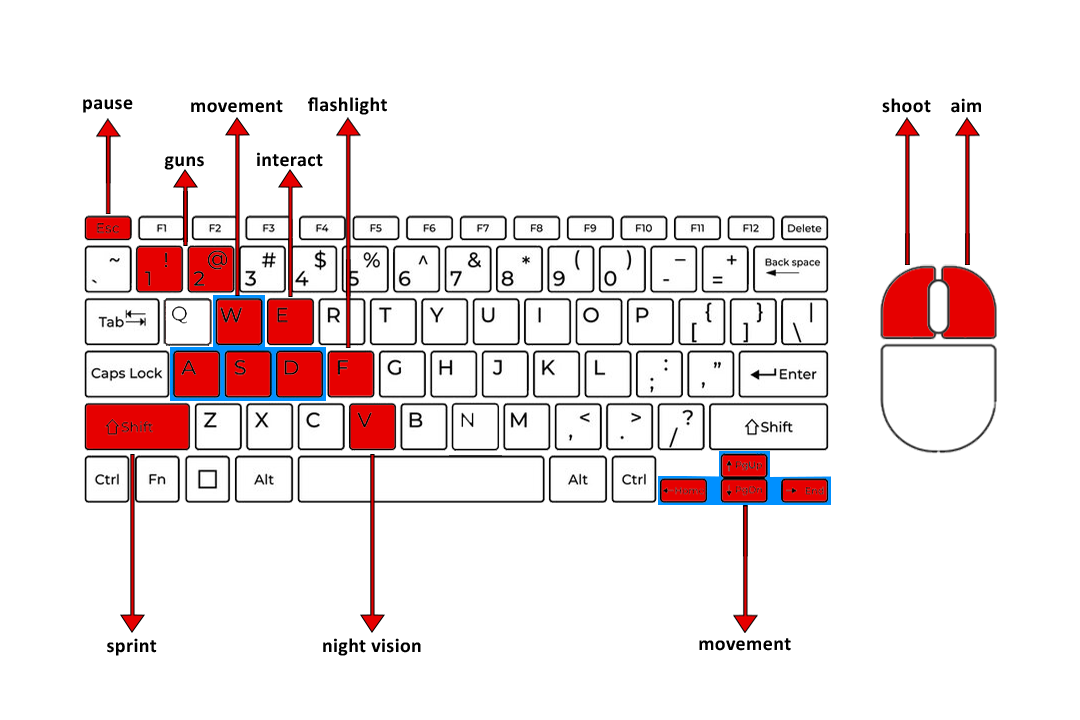
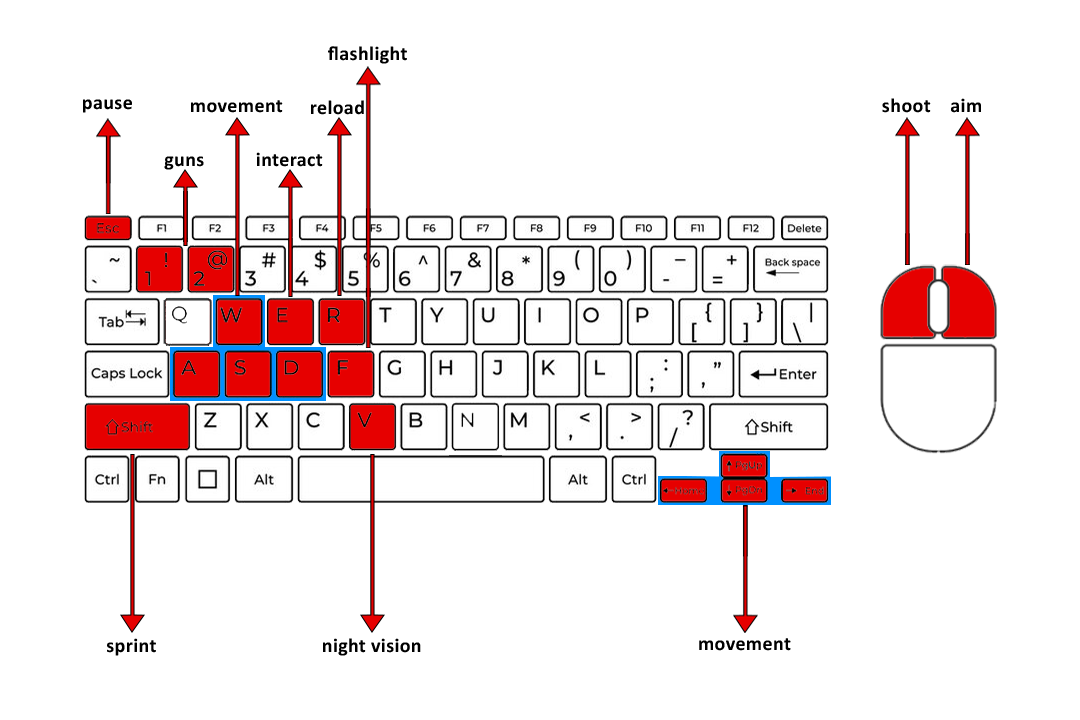
Layered file, before and after one edit (1080 x 720). Changes by layer:
painted on "aim" over (951, 98, 965, 113)
painted on "shoot" over (882, 98, 931, 113)
painted on "movement" (1st of 2, in "buttons") over (699, 638, 791, 651)
painted on "night vision" over (323, 638, 421, 653)
painted on "sprint" over (107, 638, 157, 656)
painted on "flashlight" over (308, 46, 407, 115)
removed layer "Linha 1 copiar 2" from group "buttons" over (336, 117, 361, 348)
added layer "Camada 1" in group "buttons" over (356, 66, 381, 348)
painted on "pause" over (83, 99, 133, 113)
painted on "guns" over (164, 156, 204, 170)
added layer "reload" in group "buttons" over (311, 100, 364, 115)
painted on "interact" over (256, 152, 323, 167)
painted on "movement" (2nd of 2, in "buttons") over (191, 100, 283, 113)
added layer "Linha 1 copiar 10" in group "buttons" over (327, 117, 352, 296)
painted on "Camada 1 copiar" over (320, 300, 364, 344)
